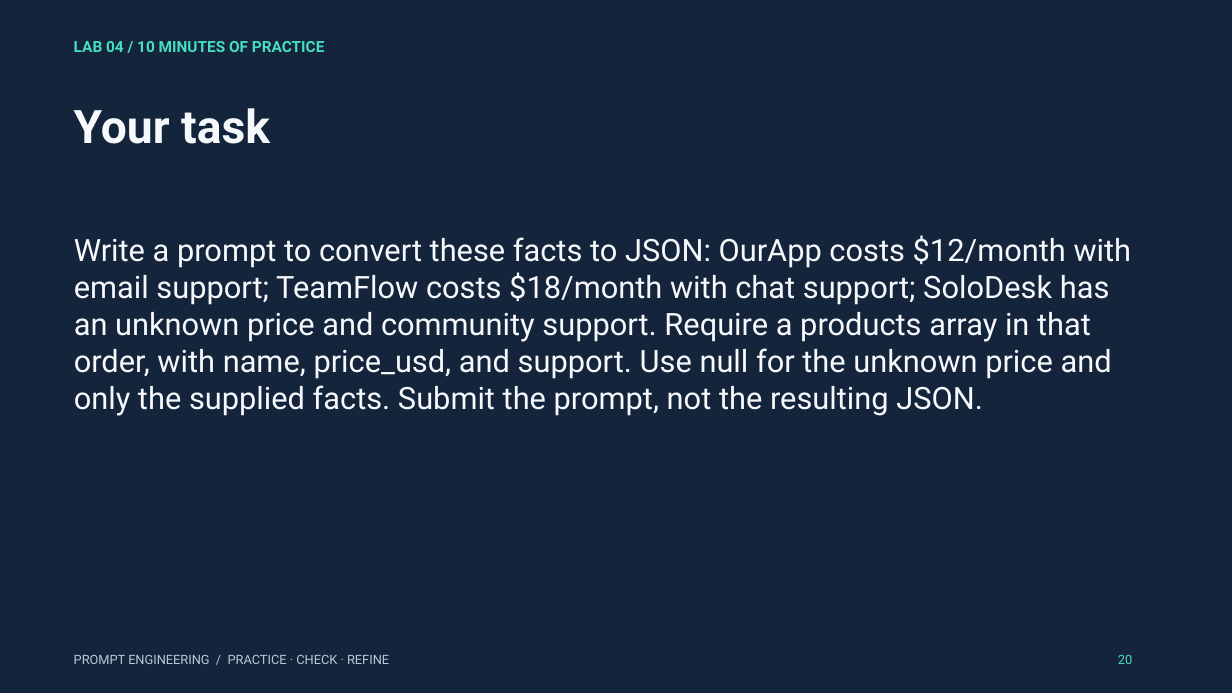
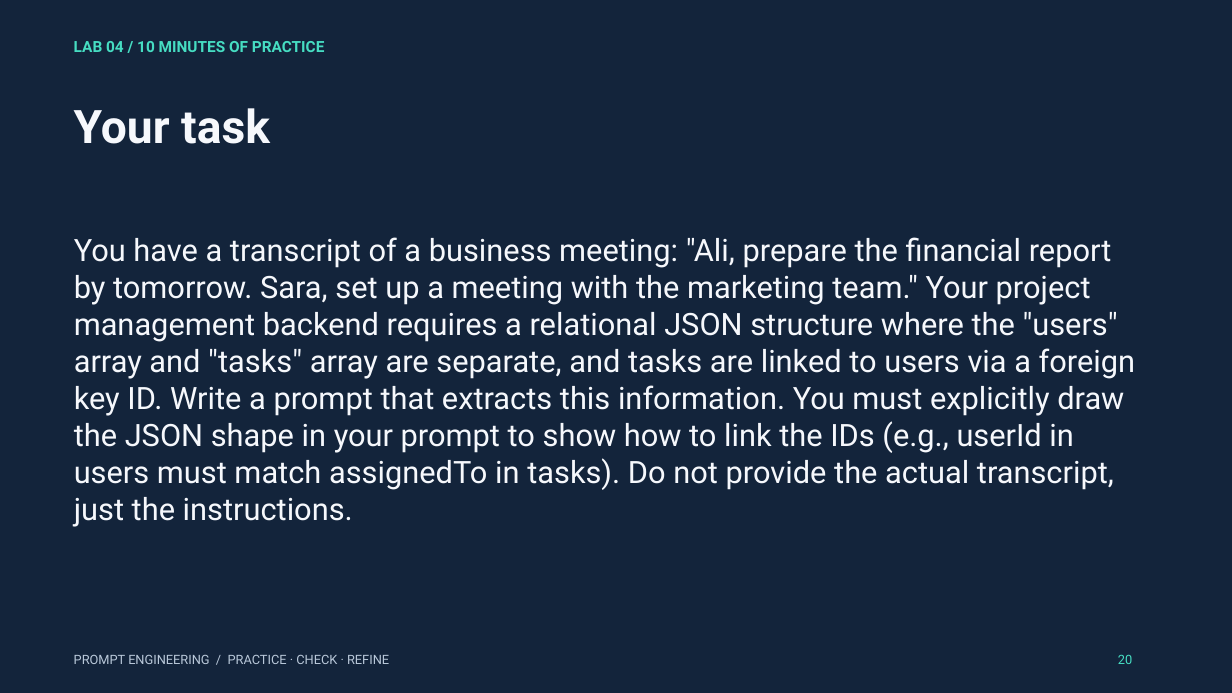
Before and after one commit to mahdimnkh81/prompt-engineering-workshop, a slide deck: slide 20 of materials/prompt_engineering_3_hour_workshop.pptx. Drawn at 1232x693 pixels with LibreOffice and Linux fonts; fonts in the diff are those of the drawing. Boxes give left, top, right and bottom in pixels: in the first picture for what was removed or moved away, otherwise in the second. Text is boxed around its words. In the diff, an @@ line names an element or a change of style, - is before the commit and + after.

```diff
--- a/materials/prompt_engineering_3_hour_workshop.pptx
+++ b/materials/prompt_engineering_3_hour_workshop.pptx
@@ text at (x1=74, y1=237, x2=1136, y2=527): text changed @@
-Write a prompt to convert these facts to JSON: OurApp costs $12/month with email support; TeamFlow costs $18/month with chat support; SoloDesk has an unknown price and community support. Require a products array in that order, with name, price_usd, and support. Use null for the unknown price and only the supplied facts. Submit the prompt, not the resulting JSON.
+You have a transcript of a business meeting: "Ali, prepare the financial report by tomorrow. Sara, set up a meeting with the marketing team." Your project management backend requires a relational JSON structure where the "users" array and "tasks" array are separate, and tasks are linked to users via a foreign key ID. Write a prompt that extracts this information. You must explicitly draw the JSON shape in your prompt to show how to link the IDs (e.g., userId in users must match assignedTo in tasks). Do not provide the actual transcript, just the instructions.
```
Also in this commit, not shown: 19 other slides changed, 14 other files.
